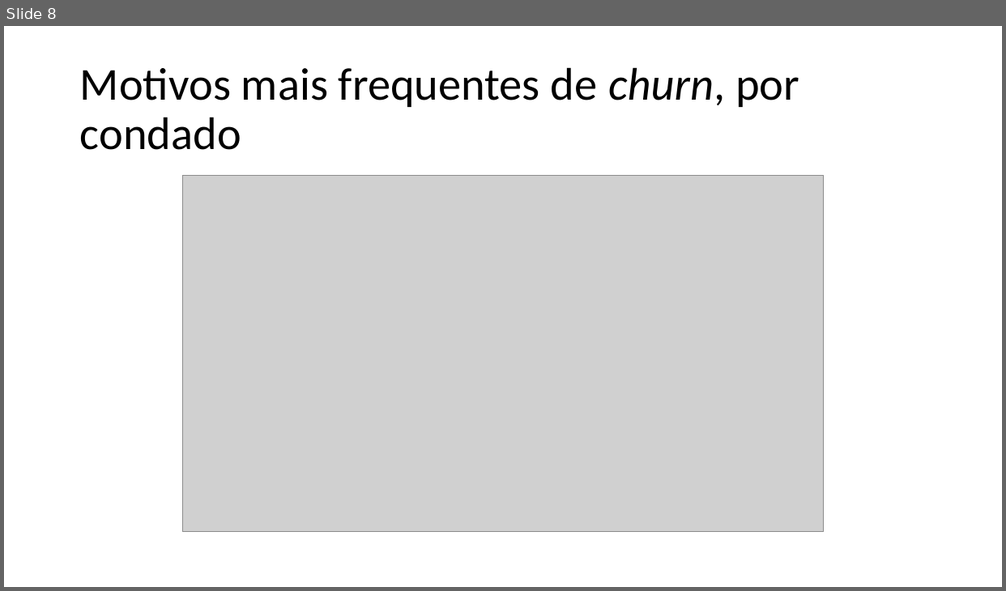
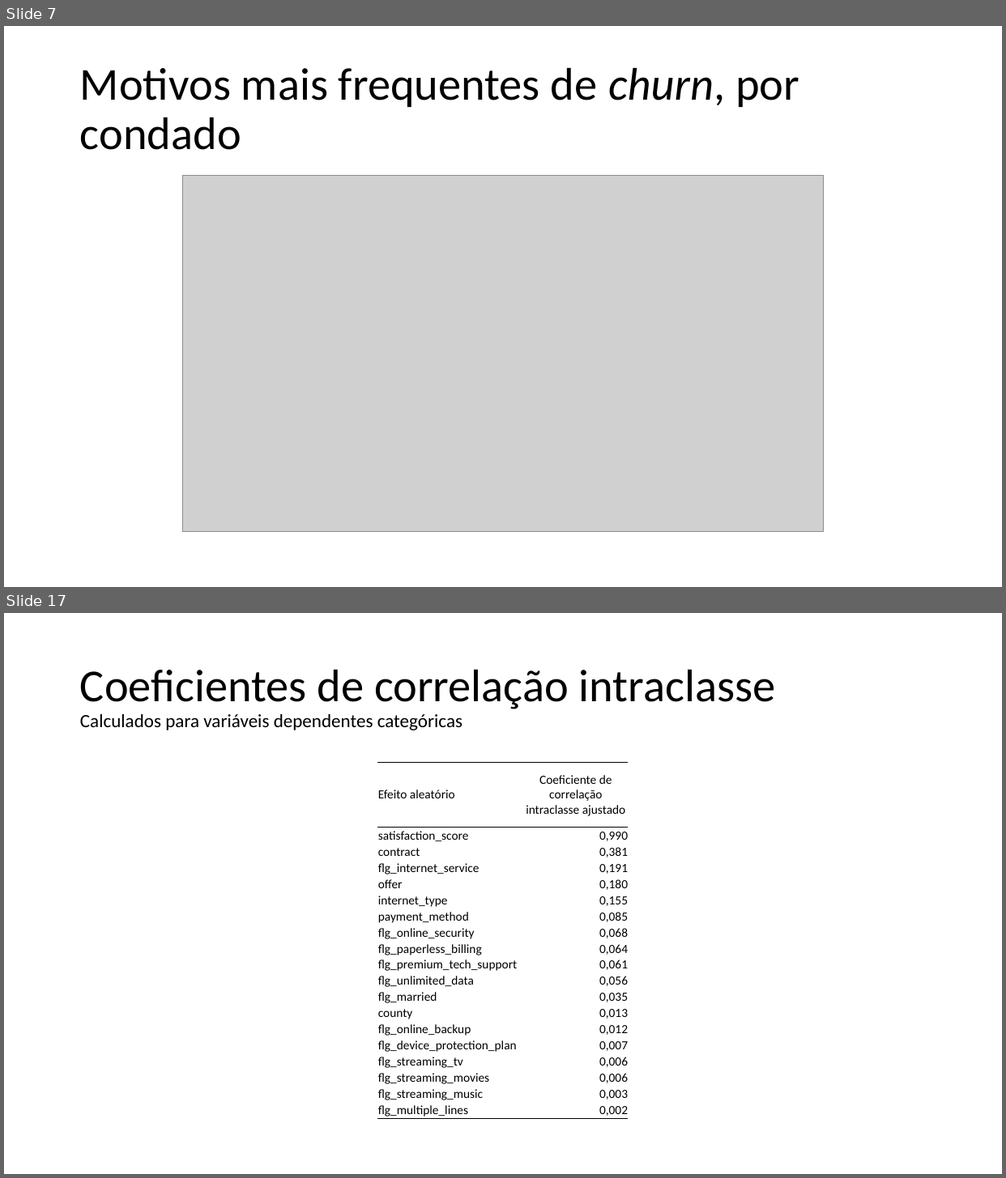
Before and after one commit to franzmonteiro/new_telco_churn, a slide deck: apresentacao.pptx. Shown one above the other, each under a label of ours: slide 8 before the commit, slides 7 and 17 after it; the slides between them are not shown. The pictures are 1006x591 and 1006x1178 pixels, drawn with LibreOffice and Linux fonts; fonts in the diff are those of the drawing; grey boxes stand for pictures; background and template pictures are left out. Boxes give left, top, right and bottom in pixels: in the first picture for what was removed or moved away, otherwise in the second. Text is boxed around its words. In the diff, an @@ line names an element or a change of style, - is before the commit and + after.

```diff
--- a/apresentacao.pptx
+++ b/apresentacao.pptx
@@ slide 17 added at (4,613,1002,1174), background picture (left out) @@
@@ title added at (80,669,776,730), 18 pt, text #000000 @@
+Coeficientes de correlação intraclasse
+Calculados para variáveis dependentes categóricas
@@ table added at (377,763,629,1120), 19 rows, 2 columns @@
+Efeito aleatório | Coeficiente de correlação intraclasse ajustado
+satisfaction_score | 0,990
+contract | 0,381
+flg_internet_service | 0,191
+offer | 0,180
+internet_type | 0,155
+payment_method | 0,085
+flg_online_security | 0,068
+flg_paperless_billing | 0,064
+flg_premium_tech_support | 0,061
+flg_unlimited_data | 0,056
+flg_married | 0,035
+county | 0,013
+flg_online_backup | 0,012
+flg_device_protection_plan | 0,007
+flg_streaming_tv | 0,006
+flg_streaming_movies | 0,006
+flg_streaming_music | 0,003
+flg_multiple_lines | 0,002
@@ what was slide 8 is now slide 7 @@
```
Also in this commit, not shown: 11 slides changed, 2 other slides added, 4 slides removed.
